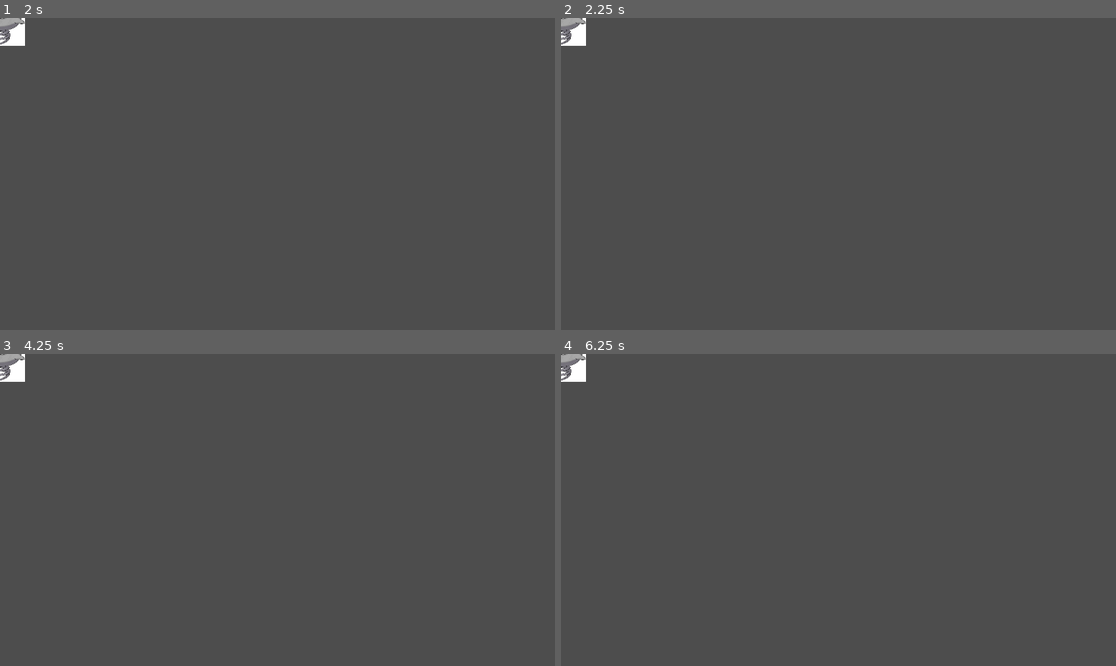
Above: before the commit, frames 1-4 (two rows, left to right).
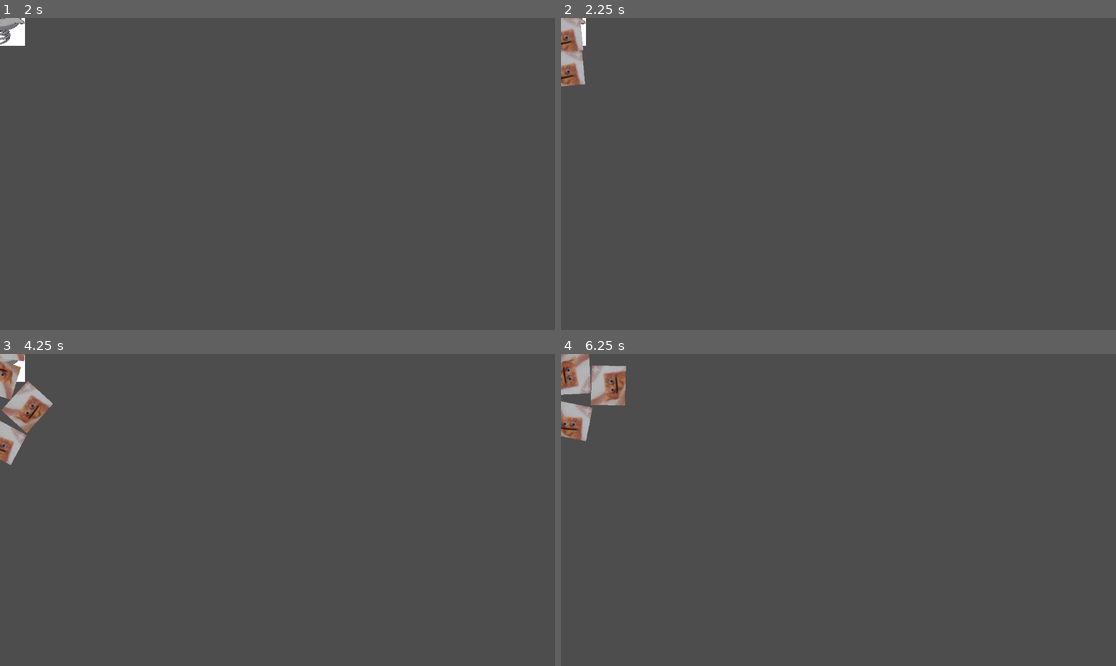
Above: after the commit, the same moments.

Repository: davidelrosas/tawwwars
Game: Godot game, scene res://prefabs/spawner.tscn
The game is run twice, just before and just after one commit, with the same random seed, the same clock (stepped at 60 frames per second) and the same inputs. The project has no main scene, so this scene is started directly.
Inputs (mouse positions are in pixels of both pictures, inside the frame that each line leads up to):
- Up to frame 1 (2 s): tap Enter at 0.5 s; move the mouse to (399, 158) at 0.52 s; tap Q (ActionSet1) at 0.6 s; tap Space at 1.25 s; move the mouse to (166, 189) at 1.27 s; tap W (ActionSet2) at 1.35 s
- Up to frame 2 (2.25 s): tap Enter at 2 s; move the mouse to (894, 105) at 2.02 s; tap E (ActionSet3) at 2.1 s
- Up to frame 3 (4.25 s): tap Space at 2.75 s; move the mouse to (249, 572) at 2.77 s; tap Q (ActionSet1) at 2.85 s; tap Enter at 3.5 s; move the mouse to (444, 556) at 3.52 s; tap W (ActionSet2) at 3.6 s
- Up to frame 4 (6.25 s): move the mouse to (672, 463) at 4.27 s; tap E (ActionSet3) at 4.35 s; move the mouse to (866, 510) at 5.02 s; tap Q (ActionSet1) at 5.1 s; move the mouse to (755, 432) at 5.77 s; tap W (ActionSet2) at 5.85 s

Frame 1 is identical in both runs. In frame 2, 0.8% of the frame differs, in the area x 0-5%, y 0-23%; in frame 3, 1.6%; in frame 4, 2.0%, in the area x 0-12%, y 0-29%.
Error before the commit: Parse Error: Could not preload resource file "res://prefabs/enemy.tscn". (res://scripts/spawner.gd:22)

Commit message:
it was the other one

Diff:
--- a/prefabs/enemy.tscn
+++ b/prefabs/enemy.tscn
@@ -8,7 +8,7 @@
 
 [node name="body" type="RigidBody2D"]
 gravity_scale = 0.0
-script = ExtResource("1_wxudy")
+script = ExtResource("1_vfx00")
 
 [node name="Sprite2D" type="Sprite2D" parent="body"]
 scale = Vector2(0.1, 0.1)
